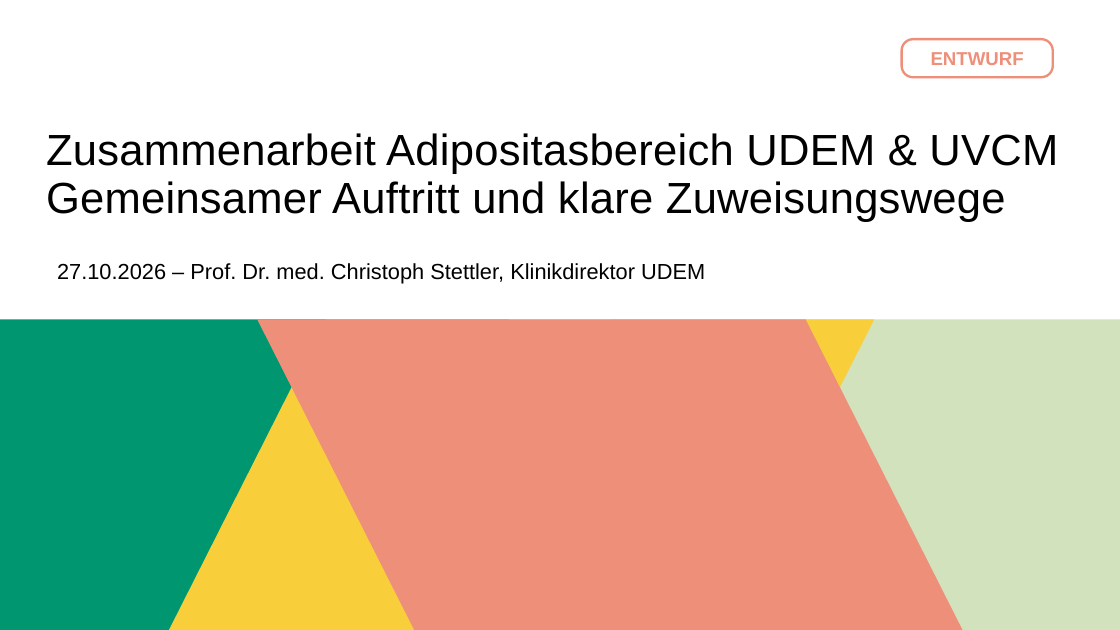
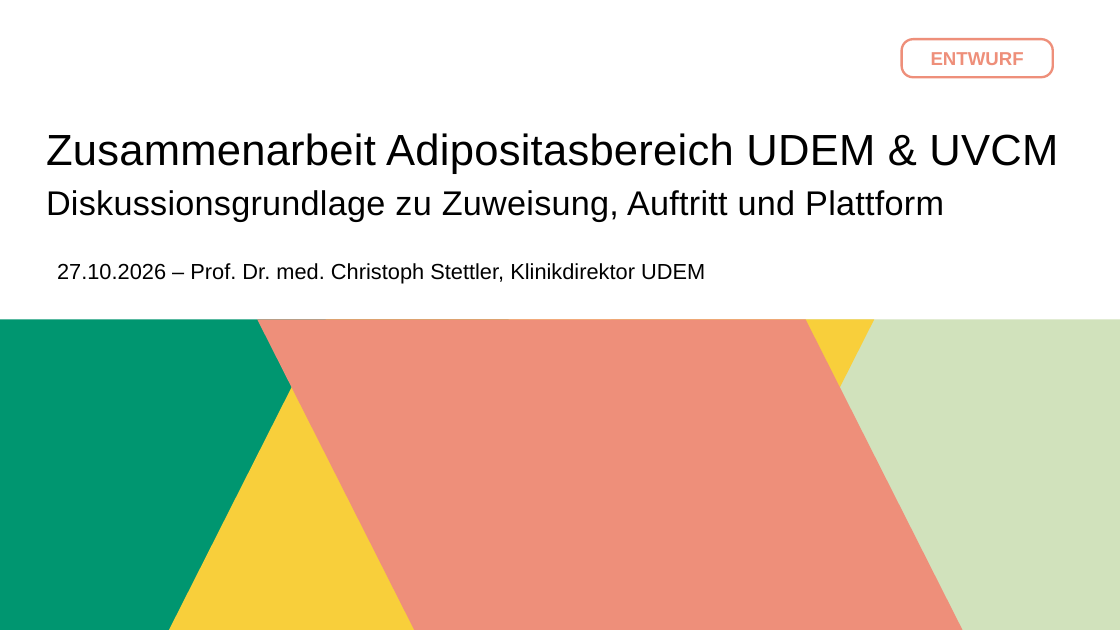
Before and after one commit to salmonplnk/Masterarbeit, a slide deck: slide 1 of praesentation/Zusammenarbeit_Adipositas_UDEM_UVCM_Entwurf_20261022.pptx. Drawn at 1120x630 pixels with LibreOffice and Linux fonts; fonts in the diff are those of the drawing; background and template pictures are left out. Boxes give left, top, right and bottom in pixels: in the first picture for what was removed or moved away, otherwise in the second. Text is boxed around its words. In the diff, an @@ line names an element or a change of style, - is before the commit and + after.

```diff
--- a/praesentation/Zusammenarbeit_Adipositas_UDEM_UVCM_Entwurf_20261022.pptx
+++ b/praesentation/Zusammenarbeit_Adipositas_UDEM_UVCM_Entwurf_20261022.pptx
@@ title at [46, 133, 1058, 222]: text changed; size 28 to 22 pt @@
-Zusammenarbeit Adipositasbereich UDEM & UVCM
-Gemeinsamer Auftritt und klare Zuweisungswege
+Zusammenarbeit Adipositasbereich UDEM & UVCM
+Diskussionsgrundlage zu Zuweisung, Auftritt und Plattform
```
